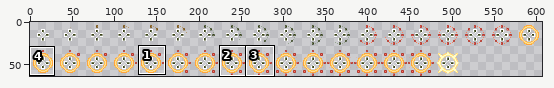
Edited in one commit: sprite sheet (Entities/Characters/Archer/ArcherCursor.png). The picture above shows the old version from afar; the outline marks the close-up.
Close-up. Old version:
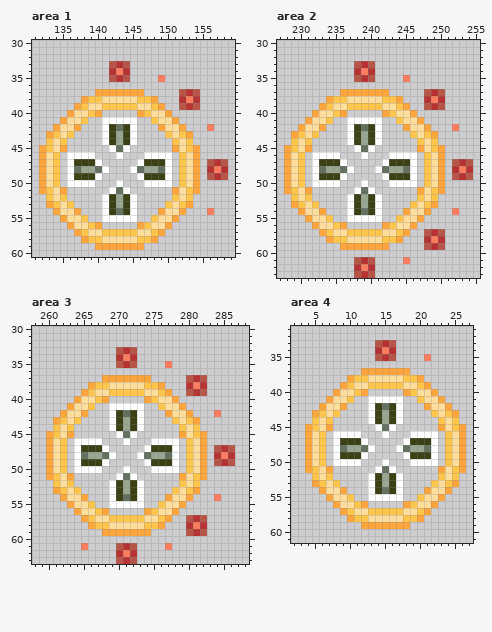
The file is 608x64 pixels. Colours within 5 levels of each other are drawn and written as one. Shown: area 1: x 131..159, y 30..60; area 2: x 227..255, y 30..63; area 3: x 258..288, y 30..63; area 4: x 2..27, y 31..61. The wide view leaves out empty margins. The commit also changed other parts of the picture, which this record leaves out.
The same view after the edit:
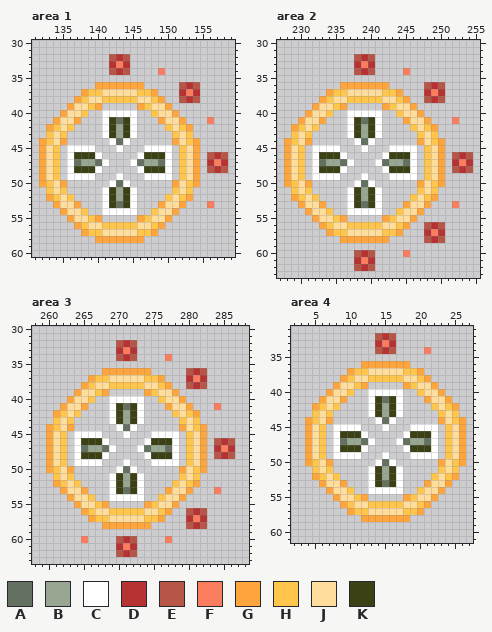
Palette (. is transparent): A #647160  B #97a792  C #ffffff  D #b73333  E #b75646  F #fa7d60  G #fea53d  H #ffc64b  J #ffdd9c  K #3b4015
The edit:
Area 1:
y 32: x 142..144 ... -> EDE
y 33: x 142..144 EDE -> DFD
y 34: x 142..144 DFD -> EDE; x 149 . -> F
y 35: x 142..144 EDE -> ...; x 149 F -> .
y 36: x 140..146 ....... -> GGGGGGG; x 152..154 ... -> EDE
y 37: x 138..148 ..GGGGGGG.. -> GHHJJJJJHHG; x 152..154 EDE -> DFD
y 38: x 137..149 .GHHJJJJJHHG. -> GHJJHHHHHJJHG; x 152..154 DFD -> EDE
y 39: x 136..150 .GHJJHHHHHJJHG. -> GJJHG.....GHJJG; x 152..154 EDE -> ...
y 40: x 135..136 .G -> GJ; x 138..148 JHG.....GHJ -> H..CCCCC..H; x 150..151 G. -> JG
y 41: x 134..135 .G -> GJ; x 137..138 JH -> G.; x 142..144 CCC -> KAK; x 148..149 HJ -> .G; x 151..152 G. -> JG; x 156 . -> F
y 42: x 133..134 .G -> GH; x 136..137 JG -> H.; x 143 A -> B; x 149..150 GJ -> .H; x 152..153 G. -> HG; x 156 F -> .
y 43: x 133..136 GHJH -> HJH.; x 150..153 HJHG -> .HJH
y 44: x 132 . -> G; x 135 H -> G; x 141..145 CKBKC -> .CAC.; x 151 H -> G; x 154 . -> G
y 45: x 133..139 HJG.... -> JH.CCCC; x 142..144 CAC -> .C.; x 147..153 ....GJH -> CCCC.HJ
y 46: x 137..140 CCC. -> KKKC; x 143 C -> .; x 146..149 .CCC -> CKKK; x 156..158 ... -> EDE
y 47: x 137..141 KKKC. -> ABBAC; x 145..149 .CKKK -> CABBA; x 156..158 EDE -> DFD
y 48: x 137..141 ABBAC -> KKKC.; x 145..149 CABBA -> .CKKK; x 156..158 DFD -> EDE
y 49: x 137..140 KKKC -> CCC.; x 143 . -> C; x 146..149 CKKK -> .CCC; x 156..158 EDE -> ...
y 50: x 133..139 JH.CCCC -> HJG....; x 142..144 .C. -> CAC; x 147..153 CCCC.HJ -> ....GJH
y 51: x 132 G -> .; x 135 G -> H; x 141..145 .CAC. -> CKBKC; x 151 G -> H; x 154 G -> .
y 52: x 133..136 HJH. -> GHJH; x 150..153 .HJH -> HJHG
y 53: x 133..134 GH -> .G; x 136..137 H. -> JG; x 143 B -> A; x 149..150 .H -> GJ; x 152..153 HG -> G.; x 156 . -> F
y 54: x 134..135 GJ -> .G; x 137..138 G. -> JH; x 142..144 KAK -> CCC; x 148..149 .G -> HJ; x 151..152 JG -> G.; x 156 F -> .
y 55: x 135..136 GJ -> .G; x 138..148 H..CCCCC..H -> JHG.....GHJ; x 150..151 JG -> G.
y 56: x 136..150 GJJHG.....GHJJG -> .GHJJHHHHHJJHG.
y 57: x 137..149 GHJJHHHHHJJHG -> .GHHJJJJJHHG.
y 58: x 138..148 GHHJJJJJHHG -> ..GGGGGGG..
y 59: x 140..146 GGGGGGG -> .......
Area 2:
y 32: x 238..240 ... -> EDE
y 33: x 238..240 EDE -> DFD
y 34: x 238..240 DFD -> EDE; x 245 . -> F
y 35: x 238..240 EDE -> ...; x 245 F -> .
y 36: x 236..242 ....... -> GGGGGGG; x 248..250 ... -> EDE
y 37: x 234..244 ..GGGGGGG.. -> GHHJJJJJHHG; x 248..250 EDE -> DFD
y 38: x 233..245 .GHHJJJJJHHG. -> GHJJHHHHHJJHG; x 248..250 DFD -> EDE
y 39: x 232..246 .GHJJHHHHHJJHG. -> GJJHG.....GHJJG; x 248..250 EDE -> ...
y 40: x 231..232 .G -> GJ; x 234..244 JHG.....GHJ -> H..CCCCC..H; x 246..247 G. -> JG
y 41: x 230..231 .G -> GJ; x 233..234 JH -> G.; x 238..240 CCC -> KAK; x 244..245 HJ -> .G; x 247..248 G. -> JG; x 252 . -> F
y 42: x 229..230 .G -> GH; x 232..233 JG -> H.; x 239 A -> B; x 245..246 GJ -> .H; x 248..249 G. -> HG; x 252 F -> .
y 43: x 229..232 GHJH -> HJH.; x 246..249 HJHG -> .HJH
y 44: x 228 . -> G; x 231 H -> G; x 237..241 CKBKC -> .CAC.; x 247 H -> G; x 250 . -> G
y 45: x 229..235 HJG.... -> JH.CCCC; x 238..240 CAC -> .C.; x 243..249 ....GJH -> CCCC.HJ
y 46: x 233..236 CCC. -> KKKC; x 239 C -> .; x 242..245 .CCC -> CKKK; x 252..254 ... -> EDE
y 47: x 233..237 KKKC. -> ABBAC; x 241..245 .CKKK -> CABBA; x 252..254 EDE -> DFD
y 48: x 233..237 ABBAC -> KKKC.; x 241..245 CABBA -> .CKKK; x 252..254 DFD -> EDE
y 49: x 233..236 KKKC -> CCC.; x 239 . -> C; x 242..245 CKKK -> .CCC; x 252..254 EDE -> ...
y 50: x 229..235 JH.CCCC -> HJG....; x 238..240 .C. -> CAC; x 243..249 CCCC.HJ -> ....GJH
y 51: x 228 G -> .; x 231 G -> H; x 237..241 .CAC. -> CKBKC; x 247 G -> H; x 250 G -> .
y 52: x 229..232 HJH. -> GHJH; x 246..249 .HJH -> HJHG
y 53: x 229..230 GH -> .G; x 232..233 H. -> JG; x 239 B -> A; x 245..246 .H -> GJ; x 248..249 HG -> G.; x 252 . -> F
y 54: x 230..231 GJ -> .G; x 233..234 G. -> JH; x 238..240 KAK -> CCC; x 244..245 .G -> HJ; x 247..248 JG -> G.; x 252 F -> .
y 55: x 231..232 GJ -> .G; x 234..244 H..CCCCC..H -> JHG.....GHJ; x 246..247 JG -> G.
y 56: x 232..246 GJJHG.....GHJJG -> .GHJJHHHHHJJHG.; x 248..250 ... -> EDE
y 57: x 233..245 GHJJHHHHHJJHG -> .GHHJJJJJHHG.; x 248..250 EDE -> DFD
y 58: x 234..244 GHHJJJJJHHG -> ..GGGGGGG..; x 248..250 DFD -> EDE
y 59: x 236..242 GGGGGGG -> .......; x 248..250 EDE -> ...
y 60: x 238..240 ... -> EDE; x 245 . -> F
y 61: x 238..240 EDE -> DFD; x 245 F -> .
y 62: x 238..240 DFD -> EDE
y 63: x 238..240 EDE -> ...
Area 3:
y 32: x 270..272 ... -> EDE
y 33: x 270..272 EDE -> DFD
y 34: x 270..272 DFD -> EDE; x 277 . -> F
y 35: x 270..272 EDE -> ...; x 277 F -> .
y 36: x 268..274 ....... -> GGGGGGG; x 280..282 ... -> EDE
y 37: x 266..276 ..GGGGGGG.. -> GHHJJJJJHHG; x 280..282 EDE -> DFD
y 38: x 265..277 .GHHJJJJJHHG. -> GHJJHHHHHJJHG; x 280..282 DFD -> EDE
y 39: x 264..278 .GHJJHHHHHJJHG. -> GJJHG.....GHJJG; x 280..282 EDE -> ...
y 40: x 263..264 .G -> GJ; x 266..276 JHG.....GHJ -> H..CCCCC..H; x 278..279 G. -> JG
y 41: x 262..263 .G -> GJ; x 265..266 JH -> G.; x 270..272 CCC -> KAK; x 276..277 HJ -> .G; x 279..280 G. -> JG; x 284 . -> F
y 42: x 261..262 .G -> GH; x 264..265 JG -> H.; x 271 A -> B; x 277..278 GJ -> .H; x 280..281 G. -> HG; x 284 F -> .
y 43: x 261..264 GHJH -> HJH.; x 278..281 HJHG -> .HJH
y 44: x 260 . -> G; x 263 H -> G; x 269..273 CKBKC -> .CAC.; x 279 H -> G; x 282 . -> G
y 45: x 261..267 HJG.... -> JH.CCCC; x 270..272 CAC -> .C.; x 275..281 ....GJH -> CCCC.HJ
y 46: x 265..268 CCC. -> KKKC; x 271 C -> .; x 274..277 .CCC -> CKKK; x 284..286 ... -> EDE
y 47: x 265..269 KKKC. -> ABBAC; x 273..277 .CKKK -> CABBA; x 284..286 EDE -> DFD
y 48: x 265..269 ABBAC -> KKKC.; x 273..277 CABBA -> .CKKK; x 284..286 DFD -> EDE
y 49: x 265..268 KKKC -> CCC.; x 271 . -> C; x 274..277 CKKK -> .CCC; x 284..286 EDE -> ...
y 50: x 261..267 JH.CCCC -> HJG....; x 270..272 .C. -> CAC; x 275..281 CCCC.HJ -> ....GJH
y 51: x 260 G -> .; x 263 G -> H; x 269..273 .CAC. -> CKBKC; x 279 G -> H; x 282 G -> .
y 52: x 261..264 HJH. -> GHJH; x 278..281 .HJH -> HJHG
y 53: x 261..262 GH -> .G; x 264..265 H. -> JG; x 271 B -> A; x 277..278 .H -> GJ; x 280..281 HG -> G.; x 284 . -> F
y 54: x 262..263 GJ -> .G; x 265..266 G. -> JH; x 270..272 KAK -> CCC; x 276..277 .G -> HJ; x 279..280 JG -> G.; x 284 F -> .
y 55: x 263..264 GJ -> .G; x 266..276 H..CCCCC..H -> JHG.....GHJ; x 278..279 JG -> G.
y 56: x 264..278 GJJHG.....GHJJG -> .GHJJHHHHHJJHG.; x 280..282 ... -> EDE
y 57: x 265..277 GHJJHHHHHJJHG -> .GHHJJJJJHHG.; x 280..282 EDE -> DFD
y 58: x 266..276 GHHJJJJJHHG -> ..GGGGGGG..; x 280..282 DFD -> EDE
y 59: x 268..274 GGGGGGG -> .......; x 280..282 EDE -> ...
y 60: x 265 . -> F; x 270..272 ... -> EDE; x 277 . -> F
y 61: x 265 F -> .; x 270..272 EDE -> DFD; x 277 F -> .
y 62: x 270..272 DFD -> EDE
y 63: x 270..272 EDE -> ...
Area 4:
y 32: x 14..16 ... -> EDE
y 33: x 14..16 EDE -> DFD
y 34: x 14..16 DFD -> EDE; x 21 . -> F
y 35: x 14..16 EDE -> ...; x 21 F -> .
y 36: x 12..18 ....... -> GGGGGGG
y 37: x 10..20 ..GGGGGGG.. -> GHHJJJJJHHG
y 38: x 9..21 .GHHJJJJJHHG. -> GHJJHHHHHJJHG
y 39: x 8..22 .GHJJHHHHHJJHG. -> GJJHG.....GHJJG
y 40: x 7..8 .G -> GJ; x 10..20 JHG.....GHJ -> H..CCCCC..H; x 22..23 G. -> JG
y 41: x 6..7 .G -> GJ; x 9..10 JH -> G.; x 14..16 CCC -> KAK; x 20..21 HJ -> .G; x 23..24 G. -> JG
y 42: x 5..6 .G -> GH; x 8..9 JG -> H.; x 15 A -> B; x 21..22 GJ -> .H; x 24..25 G. -> HG
y 43: x 5..8 GHJH -> HJH.; x 22..25 HJHG -> .HJH
y 44: x 4 . -> G; x 7 H -> G; x 13..17 CKBKC -> .CAC.; x 23 H -> G; x 26 . -> G
y 45: x 5..11 HJG.... -> JH.CCCC; x 14..16 CAC -> .C.; x 19..25 ....GJH -> CCCC.HJ
y 46: x 9..12 CCC. -> KKKC; x 15 C -> .; x 18..21 .CCC -> CKKK
y 47: x 9..13 KKKC. -> ABBAC; x 17..21 .CKKK -> CABBA
y 48: x 9..13 ABBAC -> KKKC.; x 17..21 CABBA -> .CKKK
y 49: x 9..12 KKKC -> CCC.; x 15 . -> C; x 18..21 CKKK -> .CCC
y 50: x 5..11 JH.CCCC -> HJG....; x 14..16 .C. -> CAC; x 19..25 CCCC.HJ -> ....GJH
y 51: x 4 G -> .; x 7 G -> H; x 13..17 .CAC. -> CKBKC; x 23 G -> H; x 26 G -> .
y 52: x 5..8 HJH. -> GHJH; x 22..25 .HJH -> HJHG
y 53: x 5..6 GH -> .G; x 8..9 H. -> JG; x 15 B -> A; x 21..22 .H -> GJ; x 24..25 HG -> G.
y 54: x 6..7 GJ -> .G; x 9..10 G. -> JH; x 14..16 KAK -> CCC; x 20..21 .G -> HJ; x 23..24 JG -> G.
y 55: x 7..8 GJ -> .G; x 10..20 H..CCCCC..H -> JHG.....GHJ; x 22..23 JG -> G.
y 56: x 8..22 GJJHG.....GHJJG -> .GHJJHHHHHJJHG.
y 57: x 9..21 GHJJHHHHHJJHG -> .GHHJJJJJHHG.
y 58: x 10..20 GHHJJJJJHHG -> ..GGGGGGG..
y 59: x 12..18 GGGGGGG -> .......
Where, in picture pixels (left, top, right, bottom), the same in both close-ups:
changed: (39, 54, 228, 250)
changed: (284, 54, 473, 278)
changed: (46, 340, 235, 564)
changed: (305, 333, 466, 529)
